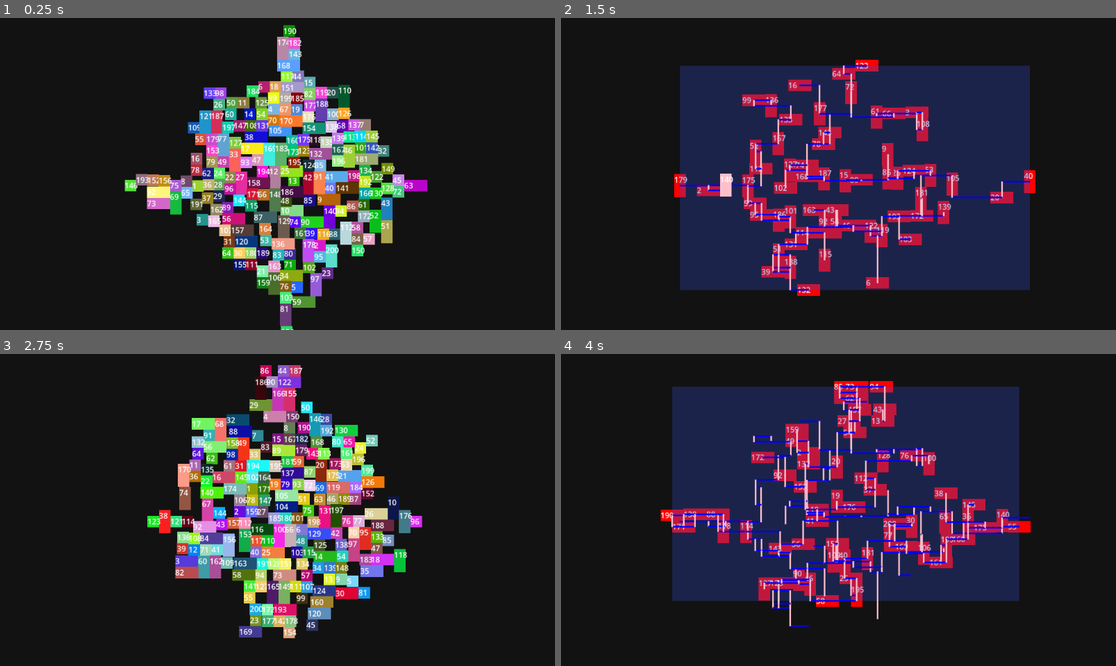
Above: before the commit, frames 1-4 (two rows, left to right).
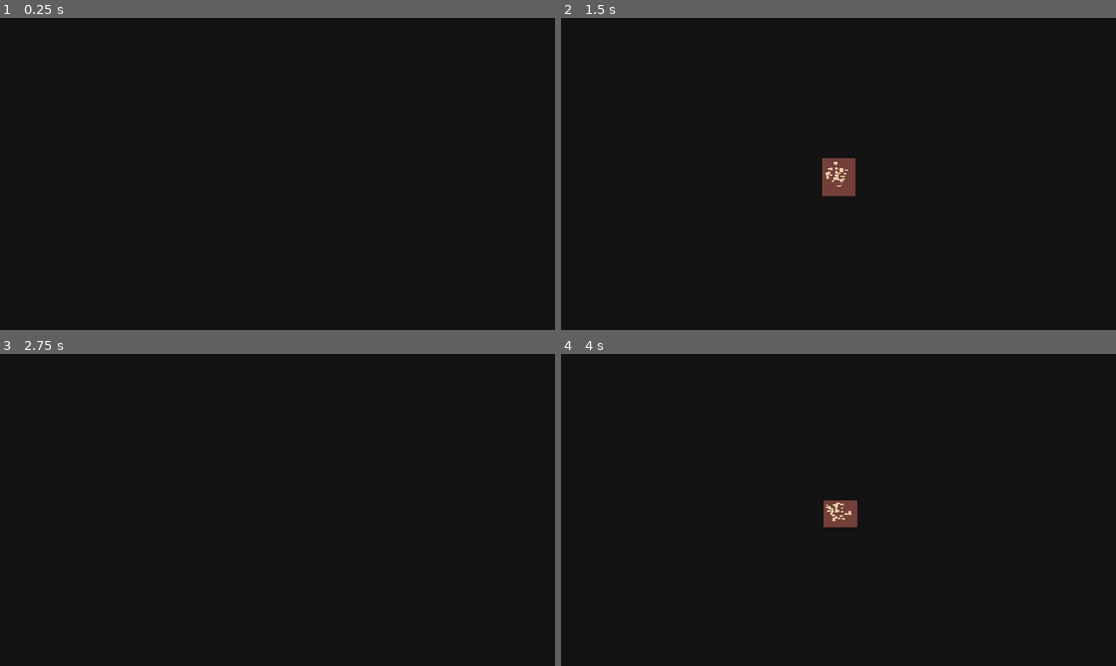
Above: after the commit, the same moments.

Repository: Horryportier/DungeonGeneration
Game: Godot game, scene res://room_generation/room_generator.tscn
Two runs of this game, one before a commit and one after it. Both use one fixed random seed, a clock stepped at 60 frames per second and the inputs below.
Inputs (mouse positions are in pixels of both pictures, inside the frame that each line leads up to):
- Up to frame 1 (0.25 s): no input
- Up to frame 2 (1.5 s): move the mouse to (960, 158) at 0.52 s; hold D (right, bound only after the commit) 0.53-1.28 s; hold Up (zoom_in, bound only after the commit) 0.53-1.28 s; tap Space (regenrate) at 0.6 s; move the mouse to (727, 189) at 1.27 s; hold S (down, bound only after the commit) from 1.28 s (still down); tap Up (zoom_in, bound only after the commit) at 1.35 s
- Up to frame 3 (2.75 s): tap Down (zoom_out, bound only after the commit) at 1.55 s; move the mouse to (333, 441) at 2.02 s; release S (down, bound only after the commit) at 2.03 s; hold D (right, bound only after the commit) from 2.03 s (still down); hold Down (zoom_out, bound only after the commit) from 2.03 s (still down); tap Space (regenrate) at 2.3 s
- Up to frame 4 (4 s): move the mouse to (810, 572) at 2.77 s; release D (right, bound only after the commit) at 2.78 s; release Down (zoom_out, bound only after the commit) at 2.78 s; hold W (up, bound only after the commit) 2.78-3.53 s; tap Space (regenrate) at 2.85 s; tap Up (zoom_in, bound only after the commit) at 3.05 s; move the mouse to (1005, 556) at 3.52 s; hold A (left, bound only after the commit) from 3.53 s (still down); hold Up (zoom_in, bound only after the commit) from 3.53 s (still down); tap Down (zoom_out, bound only after the commit) at 3.8 s

The runs differ from the first frame. In frame 1, 20% of the frame differs, in the area x 22-77%, y 2-100%; in frame 2, 46%, in the area x 20-86%, y 13-90%; in frame 3, 21%; in frame 4, 44%.

Commit message:
map generating

Diff:
--- a/project.godot
+++ b/project.godot
@@ -32,6 +32,36 @@
 "events": [Object(InputEventKey,"resource_local_to_scene":false,"resource_name":"","device":-1,"window_id":0,"alt_pressed":false,"shift_pressed":false,"ctrl_pressed":false,"meta_pressed":false,"pressed":false,"keycode":0,"physical_keycode":50,"key_label":0,"unicode":91,"echo":false,"script":null)
 ]
 }
+left={
+"deadzone": 0.5,
+"events": [Object(InputEventKey,"resource_local_to_scene":false,"resource_name":"","device":-1,"window_id":0,"alt_pressed":false,"shift_pressed":false,"ctrl_pressed":false,"meta_pressed":false,"pressed":false,"keycode":0,"physical_keycode":65,"key_label":0,"unicode":97,"echo":false,"script":null)
+]
+}
+right={
+"deadzone": 0.5,
+"events": [Object(InputEventKey,"resource_local_to_scene":false,"resource_name":"","device":-1,"window_id":0,"alt_pressed":false,"shift_pressed":false,"ctrl_pressed":false,"meta_pressed":false,"pressed":false,"keycode":0,"physical_keycode":68,"key_label":0,"unicode":101,"echo":false,"script":null)
+]
+}
+up={
+"deadzone": 0.5,
+"events": [Object(InputEventKey,"resource_local_to_scene":false,"resource_name":"","device":-1,"window_id":0,"alt_pressed":false,"shift_pressed":false,"ctrl_pressed":false,"meta_pressed":false,"pressed":false,"keycode":0,"physical_keycode":87,"key_label":0,"unicode":44,"echo":false,"script":null)
+]
+}
+down={
+"deadzone": 0.5,
+"events": [Object(InputEventKey,"resource_local_to_scene":false,"resource_name":"","device":-1,"window_id":0,"alt_pressed":false,"shift_pressed":false,"ctrl_pressed":false,"meta_pressed":false,"pressed":false,"keycode":0,"physical_keycode":83,"key_label":0,"unicode":111,"echo":false,"script":null)
+]
+}
+zoom_in={
+"deadzone": 0.5,
+"events": [Object(InputEventKey,"resource_local_to_scene":false,"resource_name":"","device":-1,"window_id":0,"alt_pressed":false,"shift_pressed":false,"ctrl_pressed":false,"meta_pressed":false,"pressed":false,"keycode":0,"physical_keycode":4194320,"key_label":0,"unicode":0,"echo":false,"script":null)
+]
+}
+zoom_out={
+"deadzone": 0.5,
+"events": [Object(InputEventKey,"resource_local_to_scene":false,"resource_name":"","device":-1,"window_id":0,"alt_pressed":false,"shift_pressed":false,"ctrl_pressed":false,"meta_pressed":false,"pressed":false,"keycode":0,"physical_keycode":4194322,"key_label":0,"unicode":0,"echo":false,"script":null)
+]
+}
 
 [physics]
 
@@ -40,4 +70,5 @@
 
 [rendering]
 
+textures/canvas_textures/default_texture_filter=0
 environment/defaults/default_clear_color=Color(0.0705882, 0.0705882, 0.0705882, 1)
--- /dev/null
+++ b/room_generation/Camera2D.gd
@@ -0,0 +1,19 @@
+extends Camera2D
+
+@export var speed = 200
+
+@export_group("zoom")
+@export var zoom_min = 0.1
+@export var zoom_max = 4
+
+var zoom_ratio =  1
+
+func _process(delta):
+	var direction = Input.get_vector("left", "right", "up", "down")
+	var velocity = direction * speed * delta
+	position += velocity
+	if Input.is_action_pressed("zoom_in"):
+		zoom_ratio -= 0.1
+	if Input.is_action_pressed("zoom_out"):
+		zoom_ratio += 0.1
+	zoom = Vector2(clampf(zoom_ratio, zoom_min, zoom_max), clampf(zoom_ratio, zoom_min, zoom_max))
--- a/room_generation/room_generator.gd
+++ b/room_generation/room_generator.gd
@@ -1,5 +1,13 @@
 class_name RoomGenerator
 extends Node2D
+
+##=========================================================================
+## RoomGenrator
+## TODO:
+##	- do something about rooms being in negative space
+##
+##=========================================================================
+
 
 @export_group("room_generation")
 @export var number_of_rooms: int = 100
@@ -11,23 +19,17 @@
 @export_group("halways_generation")
 @export_range(0, 1) var non_mst_edges_treshold: float = 0.1
 
+@export_group("map_generation")
+@export_range(0, 1) var map_padding: float = 0.1
+
 @export_group("debug")
 @export var edge_color: Gradient
 @export var delaunay_rect_debug: bool
 @export var mst_debug: bool
 @export var pathways_debug: bool
-
-func get_random_point_in_circle(radius: float) -> Vector2:
-	randomize()
-	var t = 2* PI * randf()
-	randomize()
-	var u = randf() + randf()
-	var r = null
-	if u > 1:
-		r = 2-u
-	else:
-		r = u
-	return Vector2(radius * r * cos(t), radius * r * sin(t))
+@export var show_bodies: bool
+
+@onready var tilemap: TileMap = $TileMap
 
 
 class Room:
@@ -59,7 +61,7 @@
 		self.rect.position = self.body.position
 
 	func get_room_center() -> Vector2:
-		return self.body.position
+		return self.body.position + (self.rect.size * 0.5)
 
 	func is_room_moving() -> bool:
 		if not self.body.linear_velocity.is_zero_approx():
@@ -76,10 +78,42 @@
 var room_graph: RoomGraph
 var mst: Array[RoomGraph.RoomGraphEdge]
 var hallways_lines: Array[Array]
-
+var mask: RoomMask
 
 var seperating = false
 var can_triangulate = false
+
+func line_to_vec2i_range(a: Vector2i ,b: Vector2i) -> Array[Vector2i]:
+	var accum: Array[Vector2i] = [a]
+	var vec = a
+	while vec != b:
+		if vec.x < b.x:
+			vec.x += 1
+		elif vec.x > b.x:
+			vec.x -= 1
+		if vec.y < b.y:
+			vec.y += 1
+		elif vec.y > b.y:
+			vec.y -= 1
+
+		accum.append(vec)
+
+	accum.append(b)
+	return accum
+
+func get_random_point_in_circle(radius: float) -> Vector2:
+	randomize()
+	var t = 2* PI * randf()
+	randomize()
+	var u = randf() + randf()
+	var r = null
+	if u > 1:
+		r = 2-u
+	else:
+		r = u
+	return Vector2(radius * r * cos(t), radius * r * sin(t))
+
+
 
 func make_room(id: int) -> Room:
 		var room: = Room.new(id)
@@ -94,6 +128,8 @@
 		cr.position = node.position - (cr.size / 2)
 		cr.z_index = -1
 
+		if not show_bodies:
+			node.visible = false
 		node.position = room.round_room_size(get_random_point_in_circle(room_generation_radius), min_room_size)
 		node.mass = 100
 		add_child(node)
@@ -114,6 +150,7 @@
 
 func regenerate_rooms():
 	selected_rooms = []
+	hallways_lines = []
 	for room in rooms.keys():
 		rooms.get(room).body.queue_free()
 	rooms.clear()
@@ -122,6 +159,11 @@
 	for room in rooms.values():
 		add_colison_shape(room)
 	seperating = true
+
+	for y in 2000:
+		for x in 2000:
+			tilemap.set_cell(0, Vector2i(x - 1000, y - 1000), -1)
+
 	get_tree().create_timer(1).timeout.connect(func():if seperating: var moving = are_rooms_moving(); seperating  = !moving; can_triangulate = moving)
 
 
@@ -187,8 +229,14 @@
 		add_edge.call(triange_edge_to_room_edge(triangle.edge_ca))
 
 func triange_edge_to_room_edge(edge: Delaunay.Edge) -> Array:
-	var node_a: Room = selected_rooms.filter(func(room: Room): if room.get_room_center() == edge.a: return true else: return false ).front()
-	var node_b: Room = selected_rooms.filter(func(room: Room): if room.get_room_center() == edge.b: return true else: return false ).front()
+	var filtered_a = selected_rooms.filter(func(room: Room): if room.get_room_center() == edge.a: return true else: return false )
+	var node_a: Room
+	if filtered_a:
+		node_a = filtered_a.front()
+	var filtered_b = selected_rooms.filter(func(room: Room): if room.get_room_center() == edge.b: return true else: return false )
+	var node_b: Room
+	if filtered_b:
+		node_b = filtered_b.front()
 	var distance = 0
 	if node_a and node_b:
 		distance = node_a.get_room_center().distance_to(node_b.get_room_center())
@@ -206,6 +254,43 @@
 	return [ node_a, Vector2(node_b.x, node_a.y), node_b, Vector2(node_b.x, node_a.y) ]
 
 
+func paint_rect(rect: Rect2):
+	var width = abs(rect.position.x) + rect.size.x
+	var x_range  = []
+	for w in width:
+		x_range.append(rect.position.x +  w)
+	var height = abs(rect.position.y) + rect.size.y
+	var y_range  = []
+	for h in abs(height):
+		y_range.append(rect.position.y +  h)
+	print(height)
+	for y in y_range:
+		for x in x_range:
+			tilemap.set_cell(0, Vector2i(x, y), 0, Vector2i(0, 0))
+
+
+func paint_map():
+	for y in mask.height:
+		for x in mask.width:
+			if mask.matrix[y][x] != 0 or mask.matrix[y][x] != -1:
+					tilemap.set_cell(0, Vector2i(x, y), 0, Vector2i(1, 0))
+			if mask.matrix[y][x] == 0:
+					tilemap.set_cell(0, Vector2i(x, y), 0, Vector2i(0, 0))
+			if mask.matrix[y][x] == -1:
+					tilemap.set_cell(0, Vector2i(x, y), 0, Vector2i(2, 0))
+
+
+func paint_room(room: Room):
+	for y in room.rect.size.y:
+		for x in room.rect.size.x:
+			tilemap.set_cell(0, Vector2i(int(x) + int(room.rect.position.x),int(y) + int(room.rect.position.y)), 0, Vector2i(1,0))
+
+
+func paint_hallway(a: Vector2, b: Vector2):
+	for vec in line_to_vec2i_range(a, b):
+		if tilemap.get_cell_atlas_coords(0, vec) != Vector2i(1,0):
+			tilemap.set_cell(0, vec, 0, Vector2i(2,0))
+
 func _ready():
 	regenerate_rooms()
 
@@ -214,7 +299,7 @@
 	draw_set_transform_matrix(global_transform.affine_inverse())
 	if seperating:
 		return
-	if delaunay_rect:
+	if delaunay_rect_debug:
 		draw_rect(delaunay_rect, Color(0.2,0.3, 0.8, 0.3))
 	#for edge: RoomGraph.RoomGraphEdge in room_graph.edges:
 	#	var color = edge_color.sample(remap(edge.weight, 0, 200, 0, 1))
@@ -222,11 +307,18 @@
 	if mst_debug:
 		for edge: RoomGraph.RoomGraphEdge in mst:
 			var color = edge_color.sample(remap(edge.weight, 0, 200, 0, 1))
-			draw_line(edge.node_a.value.get_room_center(), edge.node_b.value.get_room_center(), color,  -1, true)
-	if hallways_lines:
+			draw_line(edge.node_a.value.get_room_center() * 16, edge.node_b.value.get_room_center() * 16, color,  -1, true)
+		for edge: RoomGraph.RoomGraphEdge in mst:
+			var color = edge_color.sample(remap(edge.weight, 0, 200, 0, 1))
+			draw_line(edge.node_a.value.get_room_center(), edge.node_b.value.get_room_center() , color,  -1, true)
+	if pathways_debug:
 		for lines in hallways_lines:
-			draw_line(lines[0], lines[1], Color.BLUE,  2, true)
-			draw_line(lines[2], lines[3], Color.PINK,  2, true)
+			draw_line(lines[0] * 16, lines[1] * 16, Color.BLUE,  2, true)
+			draw_circle(lines[0] * 16, 16, Color.BLUE  )
+			#draw_circle(lines[1] * 16, 16, Color.BLUE  )
+			draw_line(lines[2] * 16, lines[3] * 16, Color.PINK,  2, true)
+			draw_circle(lines[2] * 16, 16, Color.BLUE  )
+			#draw_circle(lines[3] * 16, 16, Color.BLUE  )
 
 func _process(_delta):
 	if Input.is_action_just_pressed("regenrate"):
@@ -235,8 +327,8 @@
 		for room: Room in rooms.values():
 			room.update_room_position()
 		selected_rooms = select_main_rooms(selected_room_size_treshold)
-		for room in selected_rooms:
-			room.body.get_child(0).color = Color.RED
+		#for room in selected_rooms:
+			#room.body.get_child(0).color = Color.RED
 		for room in rooms.values():
 			if not selected_rooms.has(room):
 				remove_child(room.body)
@@ -247,6 +339,22 @@
 		add_not_used_eges(non_mst_edges_treshold)
 		for edge in mst:
 			hallways_lines.append(get_lines_from_edges(edge))
+
+		#mask = RoomMask.new(int(delaunay_rect.size.x +  (delaunay_rect.size.x * map_padding)), int(delaunay_rect.size.y +  (delaunay_rect.size.y * map_padding)))
+		#for room in selected_rooms:
+		#	mask.add_room(room)
+		#for hallway in hallways_lines:
+		#	mask.add_hallway(hallway[0], hallway[1])
+		#	mask.add_hallway(hallway[2], hallway[3])
+		#paint_map()
+		var padded_rect: Rect2 = delaunay_rect
+		padded_rect.position += (padded_rect.position * map_padding)
+		paint_rect(padded_rect)
+		for room in selected_rooms:
+			paint_room(room)
+		for hallway in hallways_lines:
+			paint_hallway(hallway[0], hallway[1])
+			paint_hallway(hallway[2], hallway[3])
 		can_triangulate = false
 
 	queue_redraw()
--- a/room_generation/room_generator.tscn
+++ b/room_generation/room_generator.tscn
@@ -1,18 +1,47 @@
-[gd_scene load_steps=3 format=3 uid="uid://bw1165nygn46s"]
+[gd_scene load_steps=7 format=3 uid="uid://bw1165nygn46s"]
 
 [ext_resource type="Script" path="res://room_generation/room_generator.gd" id="1_ac6gd"]
+[ext_resource type="Script" path="res://room_generation/Camera2D.gd" id="2_hlggq"]
+[ext_resource type="Texture2D" uid="uid://b5v462obvkjoi" path="res://tileset.png" id="2_jbp5y"]
 
 [sub_resource type="Gradient" id="Gradient_kib3s"]
 offsets = PackedFloat32Array(0.268908, 0.714286, 1)
 colors = PackedColorArray(1.54018e-06, 0.905693, 0.424678, 1, 1, 0.833333, 0, 1, 1, 0.11, 0.317666, 1)
 
+[sub_resource type="TileSetAtlasSource" id="TileSetAtlasSource_74l2t"]
+texture = ExtResource("2_jbp5y")
+0:0/0 = 0
+0:0/0/physics_layer_0/linear_velocity = Vector2(0, 0)
+0:0/0/physics_layer_0/angular_velocity = 0.0
+0:0/0/physics_layer_0/polygon_0/points = PackedVector2Array(-8, -8, 8, -8, 8, 8, -8, 8)
+1:0/0 = 0
+1:0/0/physics_layer_0/linear_velocity = Vector2(0, 0)
+1:0/0/physics_layer_0/angular_velocity = 0.0
+2:0/0 = 0
+2:0/0/physics_layer_0/linear_velocity = Vector2(0, 0)
+2:0/0/physics_layer_0/angular_velocity = 0.0
+3:0/0 = 0
+3:0/0/physics_layer_0/linear_velocity = Vector2(0, 0)
+3:0/0/physics_layer_0/angular_velocity = 0.0
+
+[sub_resource type="TileSet" id="TileSet_rrbbk"]
+physics_layer_0/collision_layer = 2
+physics_layer_0/collision_mask = 2
+sources/0 = SubResource("TileSetAtlasSource_74l2t")
+
 [node name="RoomGenerator" type="Node2D"]
 script = ExtResource("1_ac6gd")
-number_of_rooms = 200
-min_room_size = 24
+min_room_size = 16
 max_room_size = 64
-room_generation_radius = 200
+map_padding = 0.5
 edge_color = SubResource("Gradient_kib3s")
-delaunay_rect_debug = true
 
 [node name="Camera2D" type="Camera2D" parent="."]
+script = ExtResource("2_hlggq")
+speed = 800
+zoom_min = 0.01
+
+[node name="TileMap" type="TileMap" parent="."]
+z_index = -1
+tile_set = SubResource("TileSet_rrbbk")
+format = 2
--- /dev/null
+++ b/room_generation/room_mask.gd
@@ -0,0 +1,32 @@
+class_name RoomMask
+
+@export var width: int
+@export var height: int
+
+## matrix is 2D array of int values coresponding to rooms and pathways
+var matrix: Array[Array]
+
+func  _init(w: int, h: int):
+	width = w
+	height = h
+	fill()
+
+func fill():
+	for y in height:
+		matrix.append([])
+		for x in width:
+			matrix[y].append(0)
+
+# BUG: might be setting rooms in wrong place
+# NOTE: rooms have negative cords which and godot array can acces tail indexes using them
+func add_room(room: RoomGenerator.Room):
+	for y in room.rect.size.y:
+		for x in room.rect.size.x:
+			matrix[y + room.rect.position.y][x + room.rect.position.x] = room.id
+
+func add_hallway(a, b):
+	print(a, b)
+	for i in 100:
+		var vec: Vector2i = lerp(a ,b, i * 100) as Vector2i
+		if matrix[vec.y][vec.x] == 0:
+			matrix[vec.y][vec.x] = -1
Binary file added: tileset.aseprite
Binary file added: tileset.png
Not shown, added: tileset.png.import
